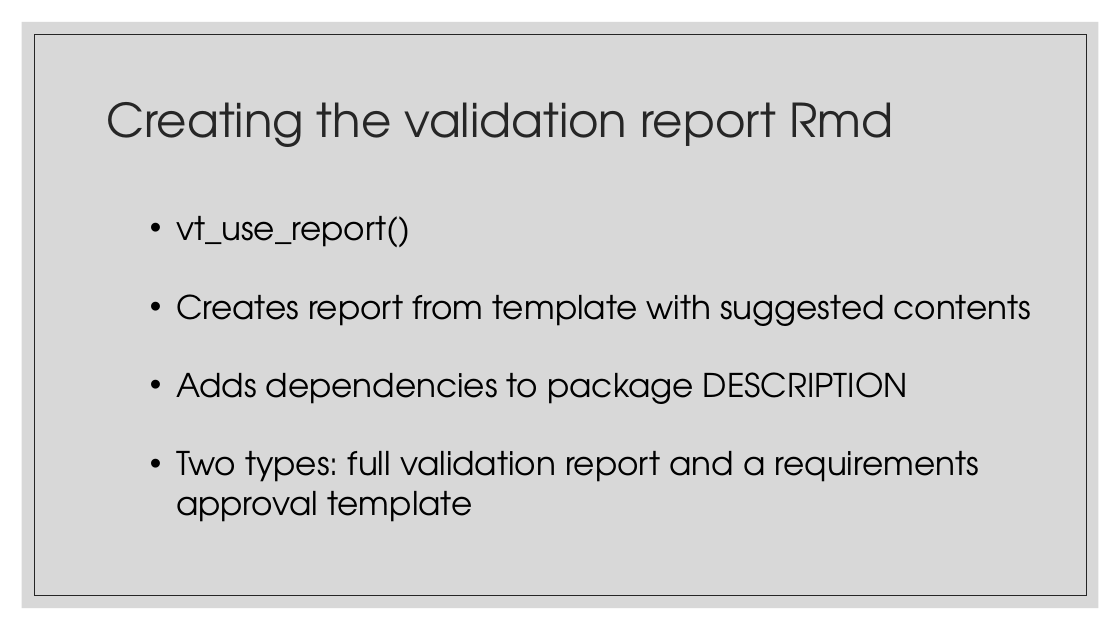
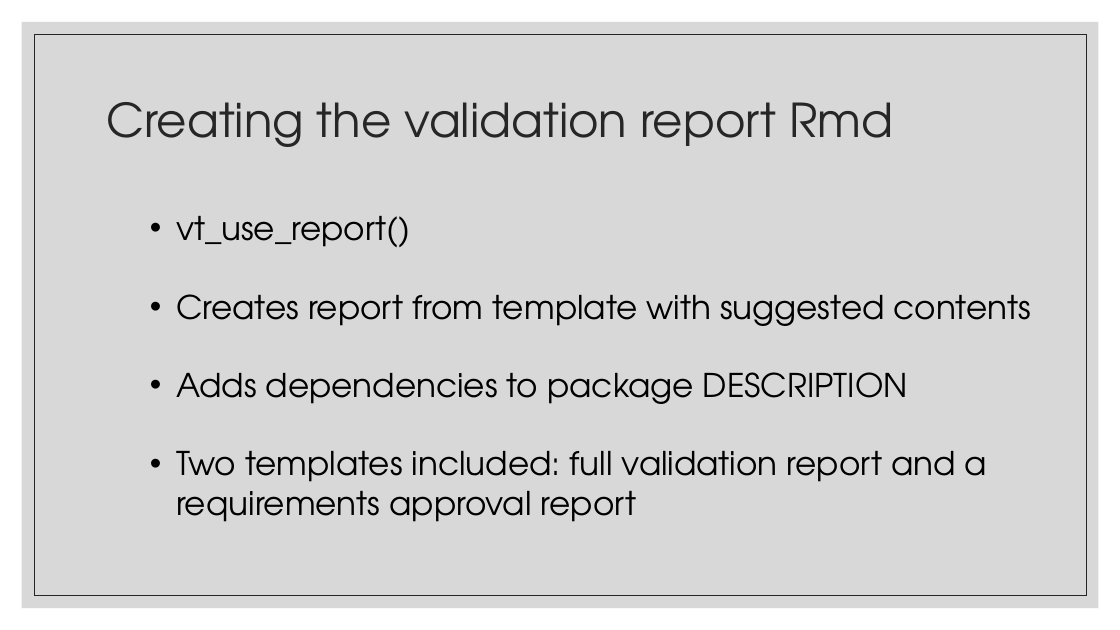
Before and after one commit to FredHutch/R_Package_Validation_Tutorial, a slide deck: slide 16 of Slides/Slides-04-Introduction_to_Valtools/Slides-04-01-Elements_of_Validation/Slides-04-01-Elements_of_Validation.pptx. Drawn at 1120x630 pixels with LibreOffice and Linux fonts; fonts in the diff are those of the drawing. Boxes give left, top, right and bottom in pixels: in the first picture for what was removed or moved away, otherwise in the second. Text is boxed around its words. In the diff, an @@ line names an element or a change of style, - is before the commit and + after.

```diff
--- a/Slides/Slides-04-Introduction_to_Valtools/Slides-04-01-Elements_of_Validation/Slides-04-01-Elements_of_Validation.pptx
+++ b/Slides/Slides-04-Introduction_to_Valtools/Slides-04-01-Elements_of_Validation/Slides-04-01-Elements_of_Validation.pptx
@@ text at <box>176,451,987,522</box>: text changed @@
-• Two types: full validation report and a requirements approval template
+• Two templates included: full validation report and a requirements approval report
```
Also in this commit, not shown: 4 other slides changed, 1 other file.
